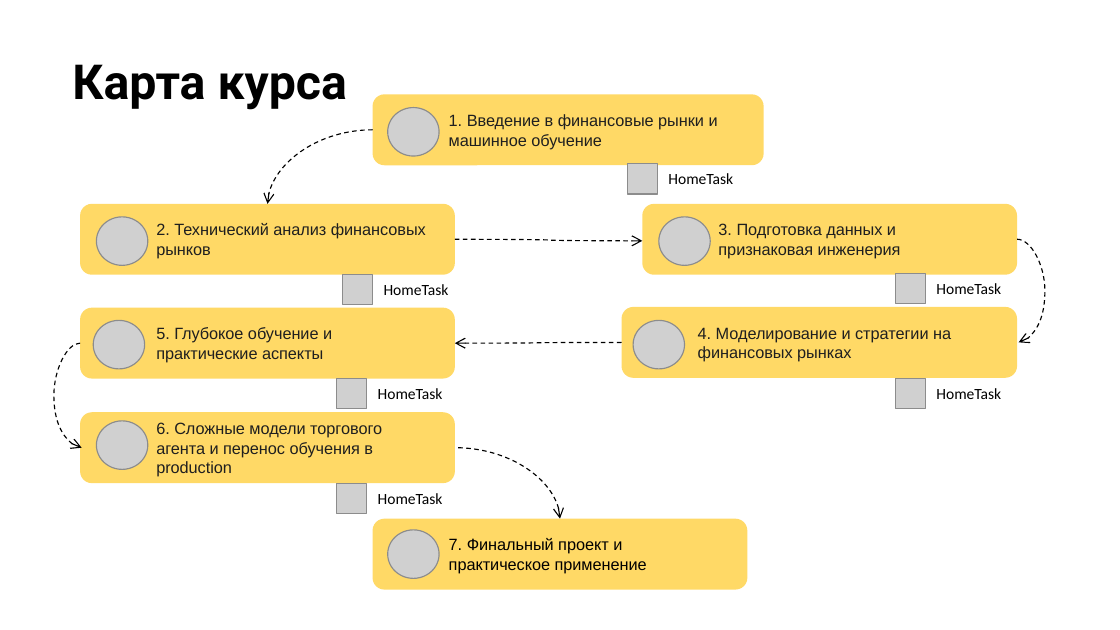
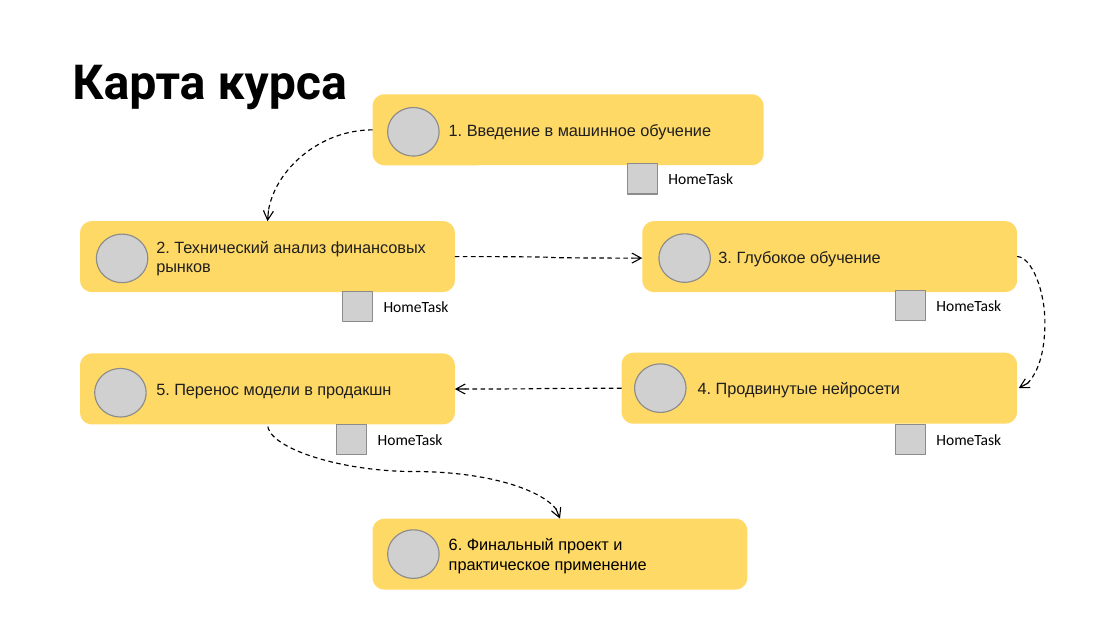
Before and after one commit to stureiko/Otus_lectures, a slide deck: slide 31 of FinML/Open_day_RL_algorithms_in_finance/Presentation/RL_in_finance.pptx. Drawn at 1120x630 pixels with LibreOffice and Linux fonts; fonts in the diff are those of the drawing; grey boxes stand for pictures; background and template pictures are left out. Boxes give left, top, right and bottom in pixels: in the first picture for what was removed or moved away, otherwise in the second. Text is boxed around its words. In the diff, an @@ line names an element or a change of style, - is before the commit and + after.

```diff
--- a/FinML/Open_day_RL_algorithms_in_finance/Presentation/RL_in_finance.pptx
+++ b/FinML/Open_day_RL_algorithms_in_finance/Presentation/RL_in_finance.pptx
@@ curved arrow moved from (373, 130) - (268, 204) to (373, 130) - (268, 221) @@
@@ text in rounded rectangle at [449, 124, 711, 140]: text changed @@
-1. Введение в финансовые рынки и машинное обучение
+1. Введение в машинное обучение
@@ 2 pictures, 2 rounded rectangles, 1 text, 1 curved arrow: place and size @@
-2 pictures, 2 rounded rectangles, 1 text, 1 curved arrow at [81, 204, 1017, 305]
+2 pictures, 2 rounded rectangles, 1 text, 1 curved arrow at [81, 221, 1017, 321]
@@ picture: place and size @@
-picture at [93, 320, 144, 368]
+picture at [659, 234, 710, 282]
@@ picture removed at [659, 217, 710, 265] @@
@@ text in rounded rectangle at [718, 251, 881, 266]: text changed @@
-3. Подготовка данных и признаковая инженерия
+3. Глубокое обучение
@@ curved arrow moved from (1017, 240) - (1019, 343) to (1017, 256) - (1019, 389) @@
@@ picture: place and size @@
-picture at [895, 273, 925, 304]
+picture at [895, 291, 925, 321]
@@ text "HomeTask": place and size @@
-text "HomeTask" at [936, 283, 1001, 294]
+text "HomeTask" at [936, 300, 1001, 311]
@@ curved arrow removed from (81, 343) to (82, 448) @@
@@ 3 pictures, 2 texts, 2 rounded rectangles, 1 curved arrow: place and size @@
-3 pictures, 2 texts, 2 rounded rectangles, 1 curved arrow at [81, 307, 1017, 409]
+3 pictures, 2 texts, 2 rounded rectangles, 1 curved arrow at [81, 353, 1017, 455]
@@ picture: place and size @@
-picture at [96, 421, 148, 469]
+picture at [95, 368, 147, 417]
@@ text in rounded rectangle at [156, 383, 391, 399]: text changed @@
-5. Глубокое обучение и практические аспекты
+5. Перенос модели в продакшн
@@ text in rounded rectangle at [698, 382, 900, 398]: text changed @@
-4. Моделирование и стратегии на финансовых рынках
+4. Продвинутые нейросети
@@ rounded rectangle removed at [81, 412, 456, 483] @@
-6. Сложные модели торгового агента и перенос обучения в production
@@ curved arrow moved from (560, 519) - (455, 448) to (560, 519) - (268, 424) @@
@@ picture removed at [336, 483, 366, 513] @@
@@ text removed at [378, 493, 443, 504] @@
-HomeTask
@@ text in rounded rectangle at [449, 538, 647, 574]: text changed @@
-7. Финальный проект и практическое применение
+6. Финальный проект и практическое применение
```
Also in this commit, not shown: 7 slides removed, 44 other files.
